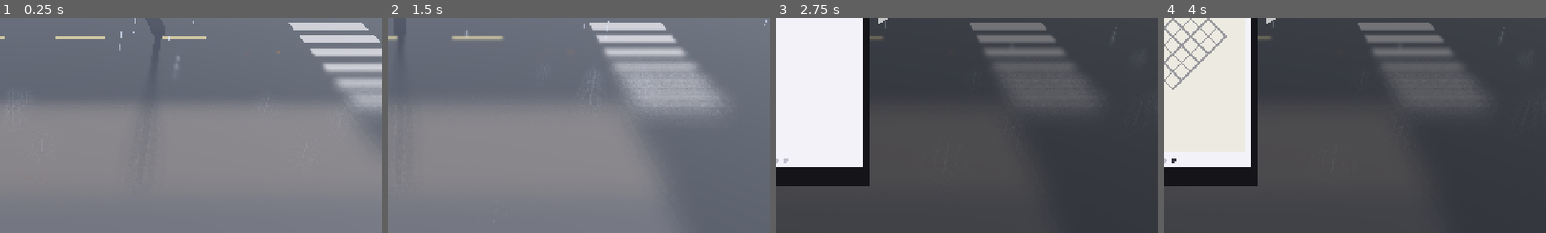
Above: before the commit, frames 1-4 (left to right).
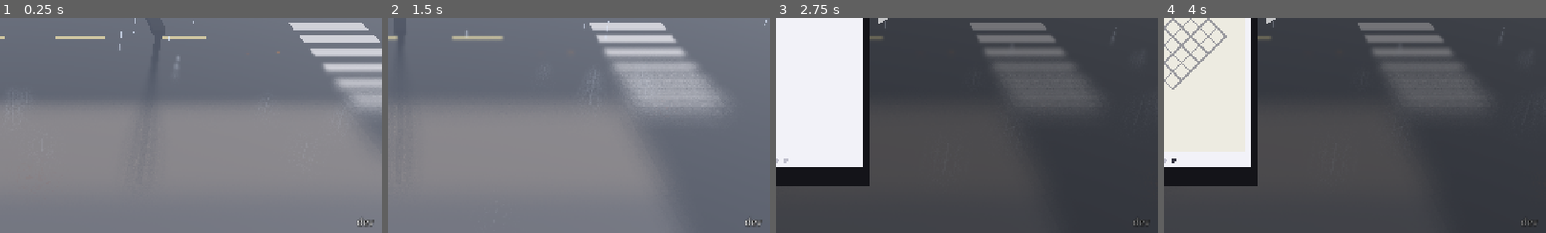
Above: after the commit, the same moments.

Repository: Ecculi/GoodMorningMoonshine
Game: Godot game, scene res://scenes/main.tscn
Same seed, same stepped clock (60 frames per second), same inputs: the game is played once before the commit and once after it.
Inputs (mouse positions are % of the whole screen's width and height, from its top left):
- Up to frame 1 (0.25 s): no input
- Up to frame 2 (1.5 s): tap Enter at 0.5 s; move the mouse to (72, 45) at 0.52 s; hold Right (move_right) 0.53-1.25 s; hold Shift (run) 0.53-1.25 s; click (72, 45) at 0.67 s; drag from (30, 55) to (45, 70) at 1.27 s
- Up to frame 3 (2.75 s): move the mouse to (60, 28) at 2.02 s; hold Right (move_right) from 2.03 s (still down); hold Shift (run) from 2.03 s (still down); tap P (phone) at 2.1 s
- Up to frame 4 (4 s): release Right (move_right) at 2.75 s; release Shift (run) at 2.75 s; tap Space (action) at 2.75 s; drag from (45, 70) to (20, 35) at 2.77 s; tap Enter at 3.5 s; move the mouse to (80, 65) at 3.52 s; hold Left (move_left) from 3.53 s (still down); hold Shift (run) from 3.53 s (still down); tap Z at 3.6 s
The pictures show only the part of the screen within x 50-100%, y 50-100%; the shares and areas given below are measured in that part.

The runs differ from the first frame. In frame 1, 0.1% of the frame differs, in the area x 93-98%, y 93-98%; in frame 2, less than 0.1%; in frame 3, less than 0.1%; in frame 4, less than 0.1%.

Commit message:
Version number and build time shown at start
project.godot gets config/version (0.1); the web build writes
scripts/build_info.gd with that plus the run number and the build time
(Finnish time). The game shows it in the bottom right corner for 10 s
after starting, and always in the F1 help. Running from the editor
shows 'dev'.

Co-Authored-By: Claude Opus 5.5 <noreply@anthropic.com>
Claude-Session: https://claude.ai/code/session_014p1PeeGbmYxJmsVU4HYhz4

Diff:
--- a/project.godot
+++ b/project.godot
@@ -11,6 +11,7 @@
 [application]
 
 config/name="GoodMorningMoonshine"
+config/version="0.1"
 run/main_scene="res://scenes/main.tscn"
 config/features=PackedStringArray("4.7", "GL Compatibility")
 
--- /dev/null
+++ b/scripts/build_info.gd
@@ -0,0 +1,16 @@
+extends RefCounted
+## Version and build time shown when the game starts (and in the F1 help).
+## The web build workflow overwrites this file before exporting
+## (.github/workflows/web.yml); these are the values when running from the
+## editor.
+
+const VERSION := "dev"
+const BUILD_DATE := ""
+const COMMIT := ""
+
+
+## E.g. "v0.1.47 · 6.11.2026 09:44", or "dev" when run from the editor.
+static func text() -> String:
+	if BUILD_DATE == "":
+		return VERSION
+	return "v%s · %s" % [VERSION, BUILD_DATE]
--- a/scripts/debug_tools.gd
+++ b/scripts/debug_tools.gd
@@ -11,6 +11,7 @@
 ##   F10 = skip to the next day (as if slept at home).
 
 const DEBUG_PROMILLE_STEP := 0.1
+const BuildInfo = preload("res://scripts/build_info.gd")
 ## Lines of controls in the help (HELP_KEY_1 ... in the translations).
 const HELP_KEY_LINES := 3
 
@@ -52,6 +53,7 @@
 		keys.append(tr("HELP_KEY_%d" % i))
 	_label(box, "\n".join(keys), 17, Color(0.85, 0.88, 0.95), 480)
 	_label(box, tr("HELP_CLOSE"), 15, Color(0.6, 0.6, 0.65))
+	_label(box, BuildInfo.text(), 13, Color(0.5, 0.5, 0.55))
 	_debug_line = _label(box, tr("HELP_DEBUG"), 15, Color(1, 0.5, 0.4), 560)
 	_debug_line.visible = false
 
--- a/scripts/hud.gd
+++ b/scripts/hud.gd
@@ -1,6 +1,10 @@
 extends Control
 
 const LostItems = preload("res://scripts/lost_items.gd")
+const BuildInfo = preload("res://scripts/build_info.gd")
+## The version and build time show in the corner this long after start.
+const VERSION_SHOW_TIME := 10.0
+var _since_start := 0.0
 ## The morning thought bubble stays until the player has walked this far.
 const BUBBLE_WALK := 5.0
 ## Health heart (colour drains away, no number), alcohol in per mille
@@ -63,6 +67,20 @@
 
 
 ## A short thought bubble, e.g. "my phone is missing" (gone after ~2 m).
+## Version and build time in the bottom right corner for a while after
+## the game starts (then it fades out; it stays in the F1 help).
+func _draw_version(vs: Vector2, font: Font) -> void:
+	_since_start += get_process_delta_time()
+	if _since_start > VERSION_SHOW_TIME:
+		return
+	var a := clampf(VERSION_SHOW_TIME - _since_start, 0.0, 1.0)
+	var text := BuildInfo.text()
+	var w := font.get_string_size(text, HORIZONTAL_ALIGNMENT_LEFT, -1, 16).x
+	var p := Vector2(vs.x - w - 14, vs.y - 12)
+	draw_string_outline(font, p, text, HORIZONTAL_ALIGNMENT_LEFT, -1, 16, 4, Color(0, 0, 0, a))
+	draw_string(font, p, text, HORIZONTAL_ALIGNMENT_LEFT, -1, 16, Color(1, 1, 1, 0.85 * a))
+
+
 ## A lost thing was just found: shown big in the middle of the screen.
 const FOUND_TIME := 2.4
 var _found_id := ""
@@ -291,6 +309,7 @@
 	_draw_bin_hint()
 	_draw_trade_hint()
 	_draw_found(vs)
+	_draw_version(vs, font)
 	_draw_achievement(vs, font)
 	_draw_head_heart(delta_draw())
 	_draw_arrest()
